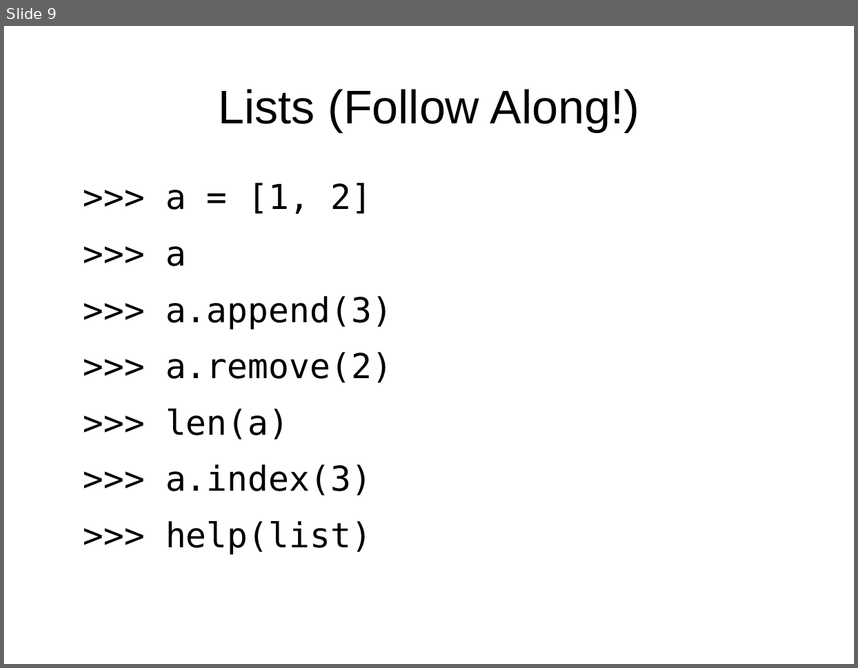
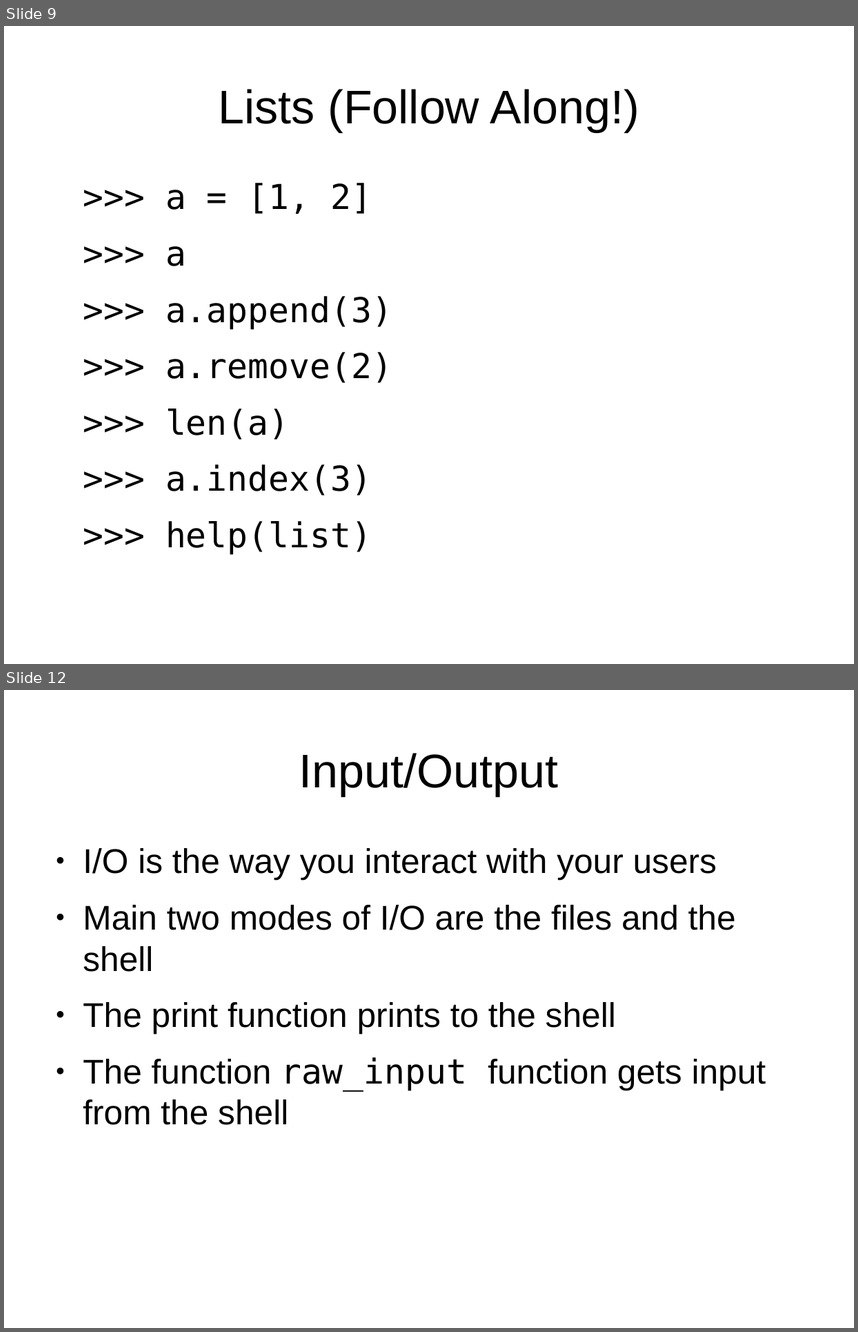
Before and after one commit to bradfordbarr/HacDC-Intro-to-Programming, a slide deck: class_2/class_2.odp. Shown one above the other, each under a label of ours: slide 9 before the commit, slides 9 and 12 after it; the slides between them are not shown. The pictures are 858x668 and 858x1332 pixels, drawn with LibreOffice and Linux fonts; fonts in the diff are those of the drawing. Boxes give left, top, right and bottom in pixels: in the first picture for what was removed or moved away, otherwise in the second. Text is boxed around its words. In the diff, an @@ line names an element or a change of style, - is before the commit and + after.

```diff
--- a/class_2/class_2.odp
+++ b/class_2/class_2.odp
@@ slide 12 added at (4,690,854,1328), background #FFFFFF @@
@@ title added at (299,753,558,796), 44 pt, text #000000 @@
+Input/Output
@@ text added at (83,848,766,1125), 32 pt, text #000000 @@
+● I/O is the way you interact with your users
+● Main two modes of I/O are the files and the shell
+● The print function prints to the shell
+● The function raw_input function gets input from the shell
```
Also in this commit, not shown: 3 slides changed, 7 other slides added, 2 slides removed, 1 other file.
